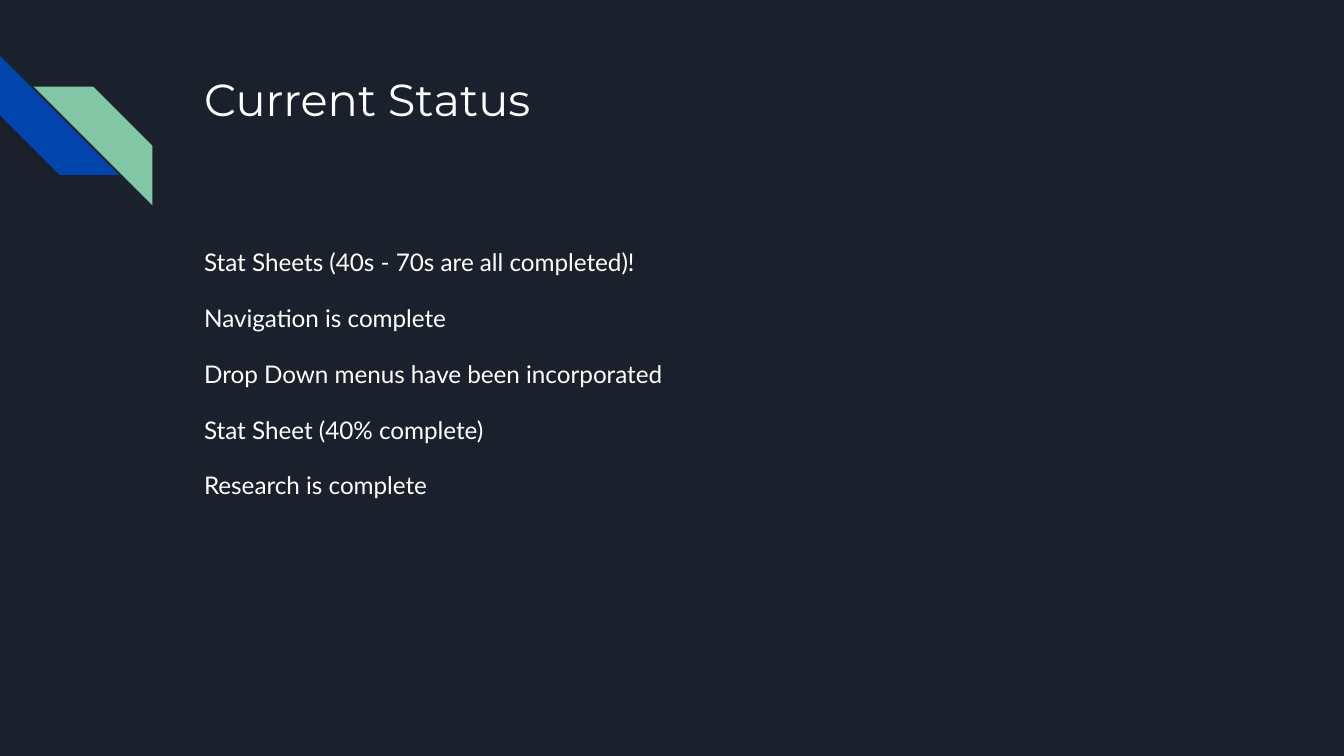
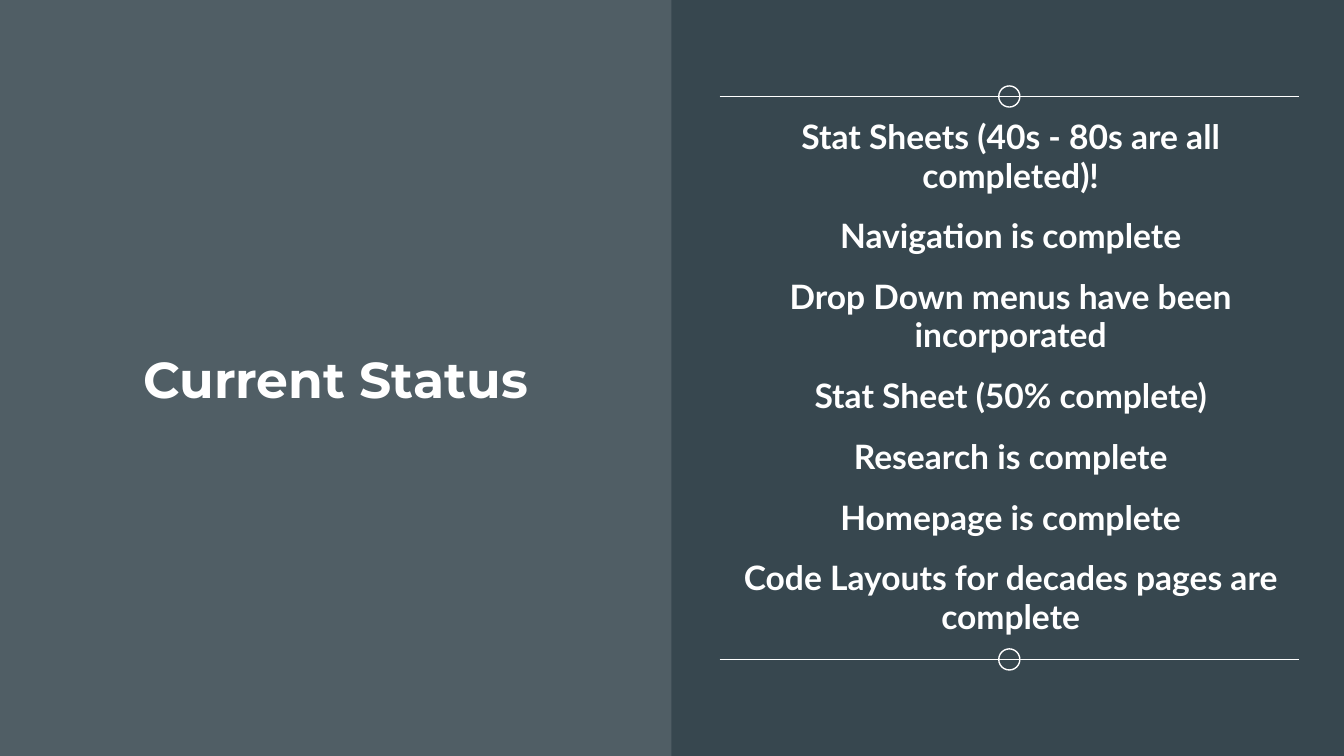
Before and after one commit to UnterLort/EverythingBasketball, a slide deck: slide 18 of Everything_Basketball_progress.pptx (slide 12 before the commit). Drawn at 1344x756 pixels with LibreOffice and Linux fonts; fonts in the diff are those of the drawing. Boxes give left, top, right and bottom in pixels: in the first picture for what was removed or moved away, otherwise in the second. Text is boxed around its words. In the diff, an @@ line names an element or a change of style, - is before the commit and + after.

```diff
--- a/Everything_Basketball_progress.pptx
+++ b/Everything_Basketball_progress.pptx
@@ background #1B212C to #37474F @@
@@ rectangle added at [0,0,672,755], fill #FFFFFF at 13% opacity @@
@@ diag stripe removed at [0,56,118,175] @@
@@ diag stripe removed at [34,86,152,204] @@
@@ ellipse added at [999,86,1020,108], outline #FFFFFF 0.75 pt @@
@@ line added from (719, 97) to (1300, 97), #FFFFFF 0.75 pt @@
@@ text "Stat Sheets (40s - 80s ...": place and size @@
-text "Stat Sheets (40s - 80s ..." at [204,252,662,498]
+text "Stat Sheets (40s - 80s ..." at [744,123,1277,635]
@@ text "Stat Sheets (40s - 80s ..." at [744,123,1277,635]: vertical alignment top to middle @@
@@ text at [801,123,1220,194]: text changed; size 13 to 18 pt; bold on @@
-Stat Sheets (40s - 70s are all completed)!
+Stat Sheets (40s - 80s are all completed)!
@@ title "Current Status": place and size @@
-title "Current Status" at [204,84,530,117]
+title "Current Status" at [143,362,529,399]
@@ title "Current Status" at [143,362,529,399]: size 24 to 27 pt, bold on; alignment left to centre; vertical alignment top to middle @@
@@ text at [790,223,1232,475]: size 13 to 18 pt, bold on in "Navigation is complete", "Drop Down menus have been incorporated", "Research is complete"; alignment left to centre; line spacing 1.15 to 0.95; less space between paragraphs @@
@@ text at [815,382,1207,414]: text changed; size 13 to 18 pt; bold on @@
-Stat Sheet (40% complete)
+Stat Sheet (50% complete)
@@ text at [744,505,1277,635]: paragraphs added @@
+Homepage is complete
+Code Layouts for decades pages are complete
@@ ellipse added at [999,649,1020,671], outline #FFFFFF 0.75 pt @@
@@ line added from (719, 660) to (1300, 660), #FFFFFF 0.75 pt @@
```
Also in this commit, not shown: 13 other slides changed, 6 slides added.
